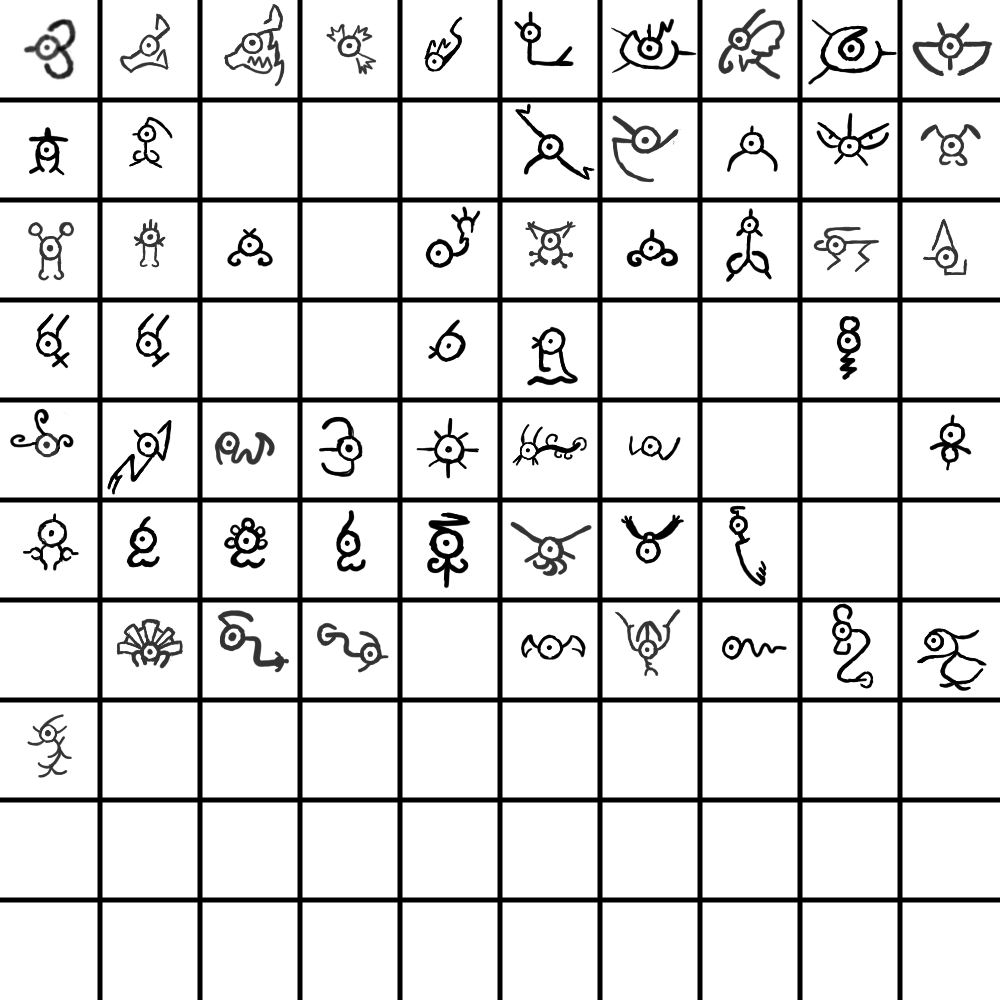
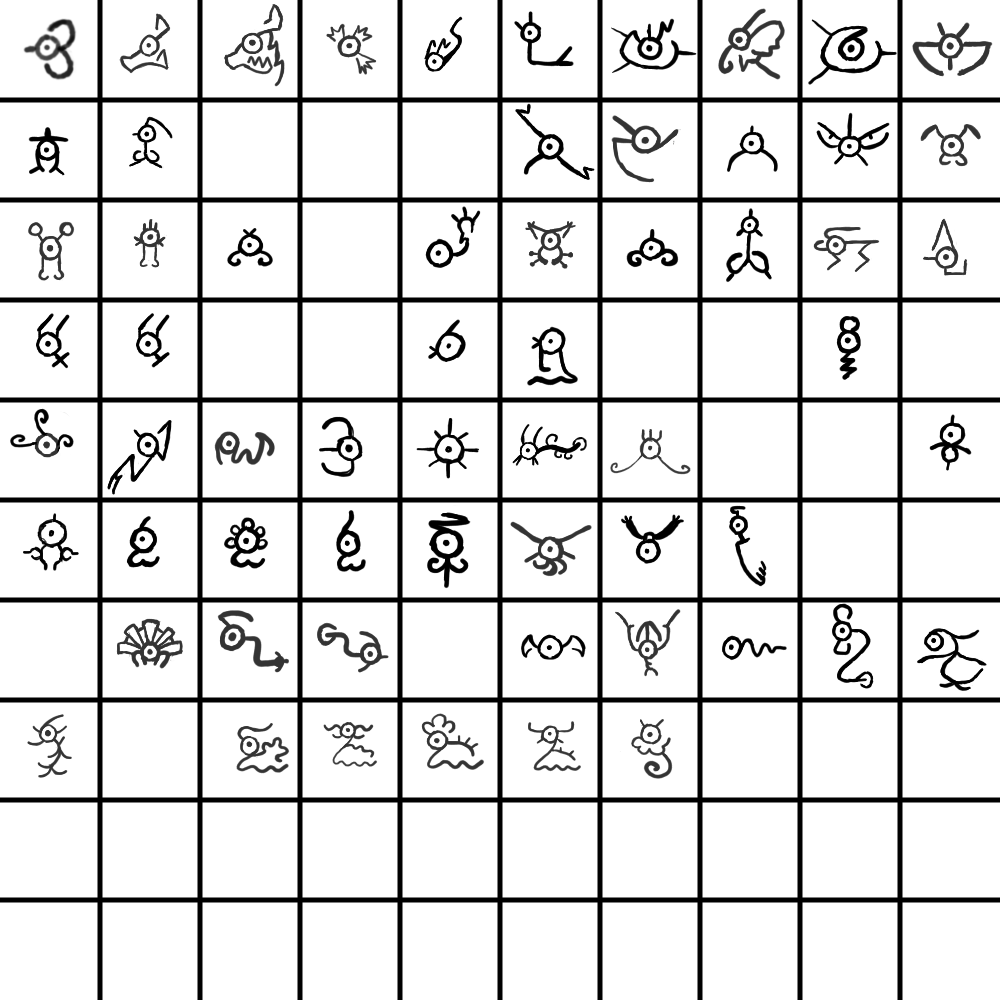
Layers edited between the first and the second 1000x1000 image:
painted on "Paint Layer 1" over [236, 429, 691, 779]
